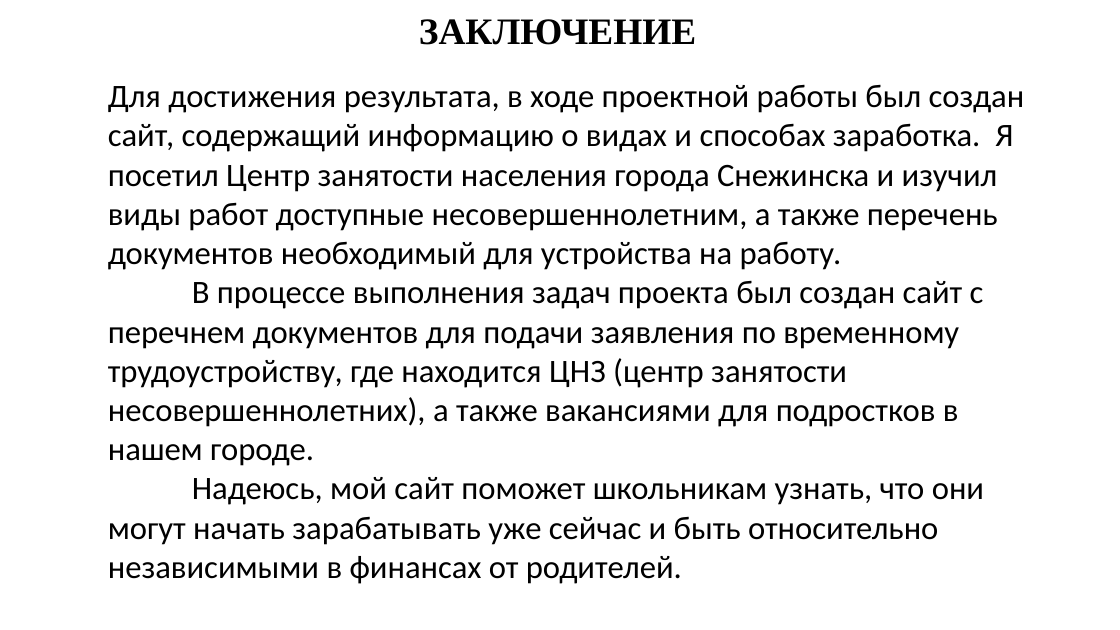
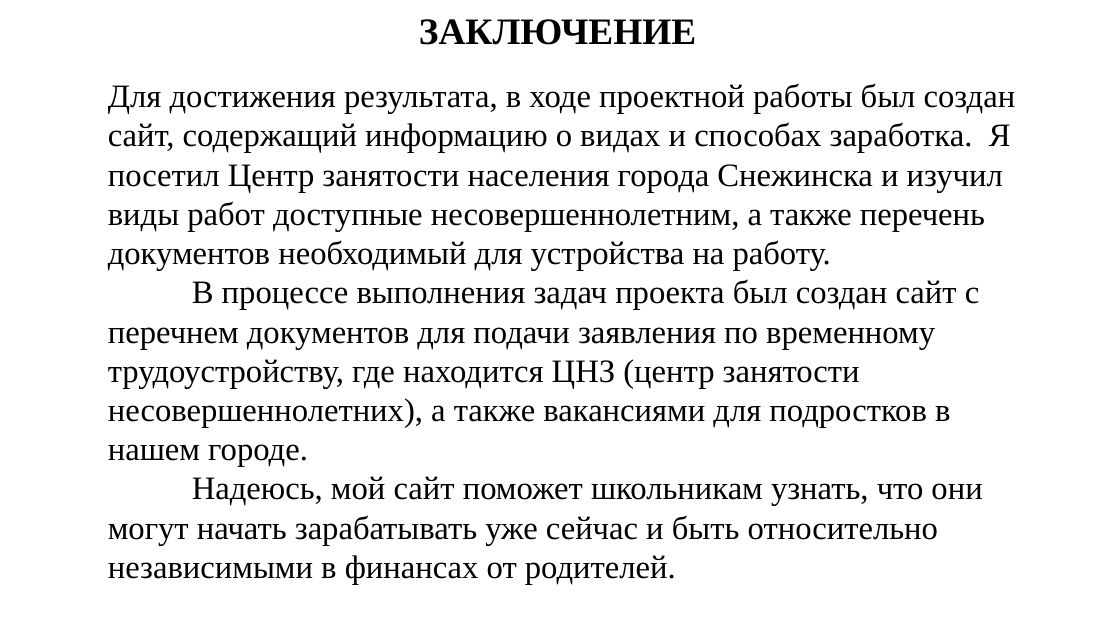
Before and after one commit to lolornok31/Proect, a slide deck: slide 11 of презнтация с текстом/Suknevich_prezentatsia.pptx (slide 10 before the commit). Drawn at 1120x630 pixels with LibreOffice and Linux fonts; fonts in the diff are those of the drawing. Boxes give left, top, right and bottom in pixels: in the first picture for what was removed or moved away, otherwise in the second. Text is boxed around its words. In the diff, an @@ line names an element or a change of style, - is before the commit and + after.

```diff
--- a/презнтация с текстом/Suknevich_prezentatsia.pptx
+++ b/презнтация с текстом/Suknevich_prezentatsia.pptx
@@ text "Для достижения результата, в ходе ..." at [108,83,1016,584]: font Calibri to Times New Roman @@
```
Also in this commit, not shown: 7 other slides changed, 2 slides added, 2 slides removed, 1 other file.
